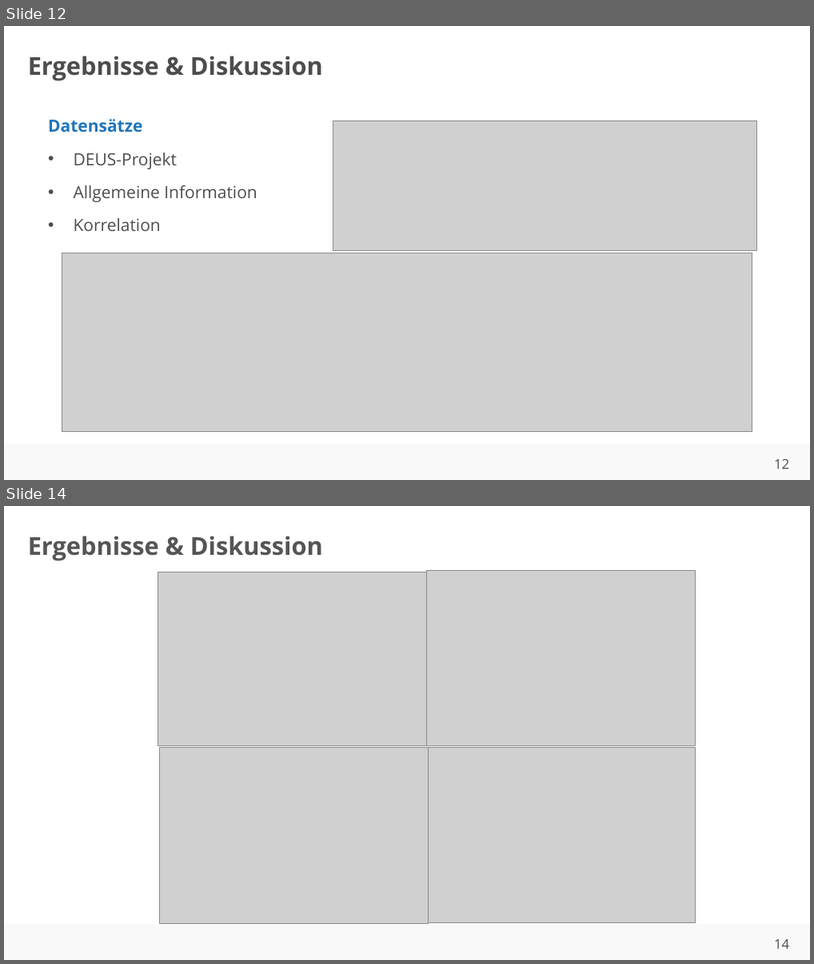
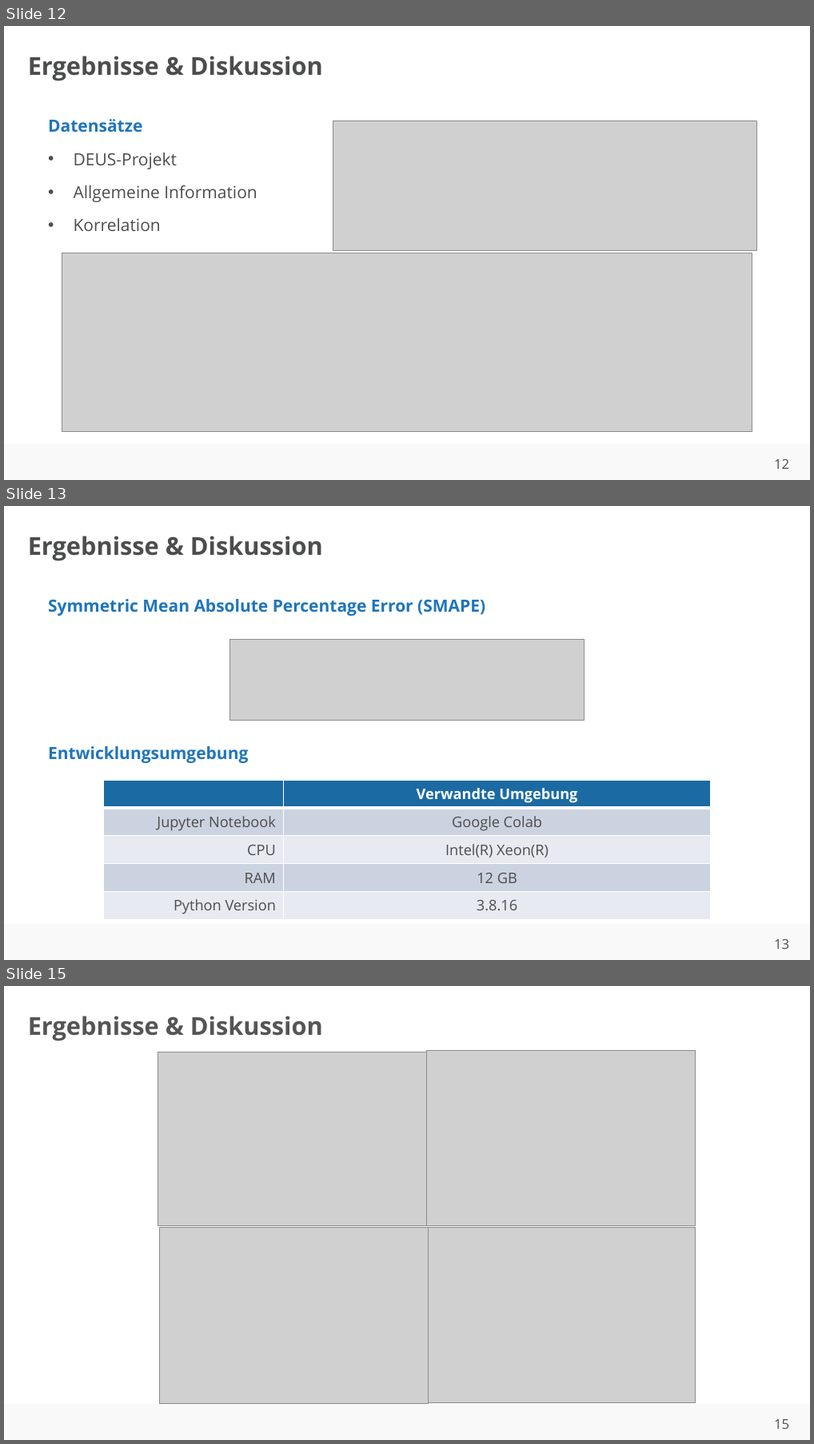
Before and after one commit to ahndavin/Abschlussarbeit_Bachelor, a slide deck: Kolloquium/Kolloquium.pptx. Shown one above the other, each under a label of ours: slides 12 and 14 before the commit, slides 12, 13 and 15 after it; the slides between them are not shown. The pictures are 814x964 and 814x1444 pixels, drawn with LibreOffice and Linux fonts; fonts in the diff are those of the drawing; grey boxes stand for pictures; background and template pictures are left out. Boxes give left, top, right and bottom in pixels: in the first picture for what was removed or moved away, otherwise in the second. Text is boxed around its words. In the diff, an @@ line names an element or a change of style, - is before the commit and + after.

```diff
--- a/Kolloquium/Kolloquium.pptx
+++ b/Kolloquium/Kolloquium.pptx
@@ slide 13 added at (4,506,810,960), background #FFFFFF; not listed: 2 template elements that a slide beside it also shows @@
@@ title added at (28,536,323,561), 22 pt, text #4C4D4D, bold @@
+Ergebnisse & Diskussion
@@ text added at (48,599,486,616), 15 pt, text #1F75BB, bold @@
+Symmetric Mean Absolute Percentage Error (SMAPE)
@@ picture added at (230,639,584,720) @@
@@ text added at (48,746,248,763), 15 pt, text #1F75BB, bold @@
+Entwicklungsumgebung
@@ table added at (104,780,710,917), 5 rows, 2 columns @@
+ | Verwandte Umgebung
+Jupyter Notebook | Google Colab
+CPU | Intel(R) Xeon(R)
+RAM | 12 GB
+Python Version | 3.8.16
@@ what was slide 14 is now slide 15 @@
@@ page number at (774,1419,790,1428): text changed @@
-14
+15
```
Also in this commit, not shown: 10 slides changed, 3 other slides added, 1 slide removed.
